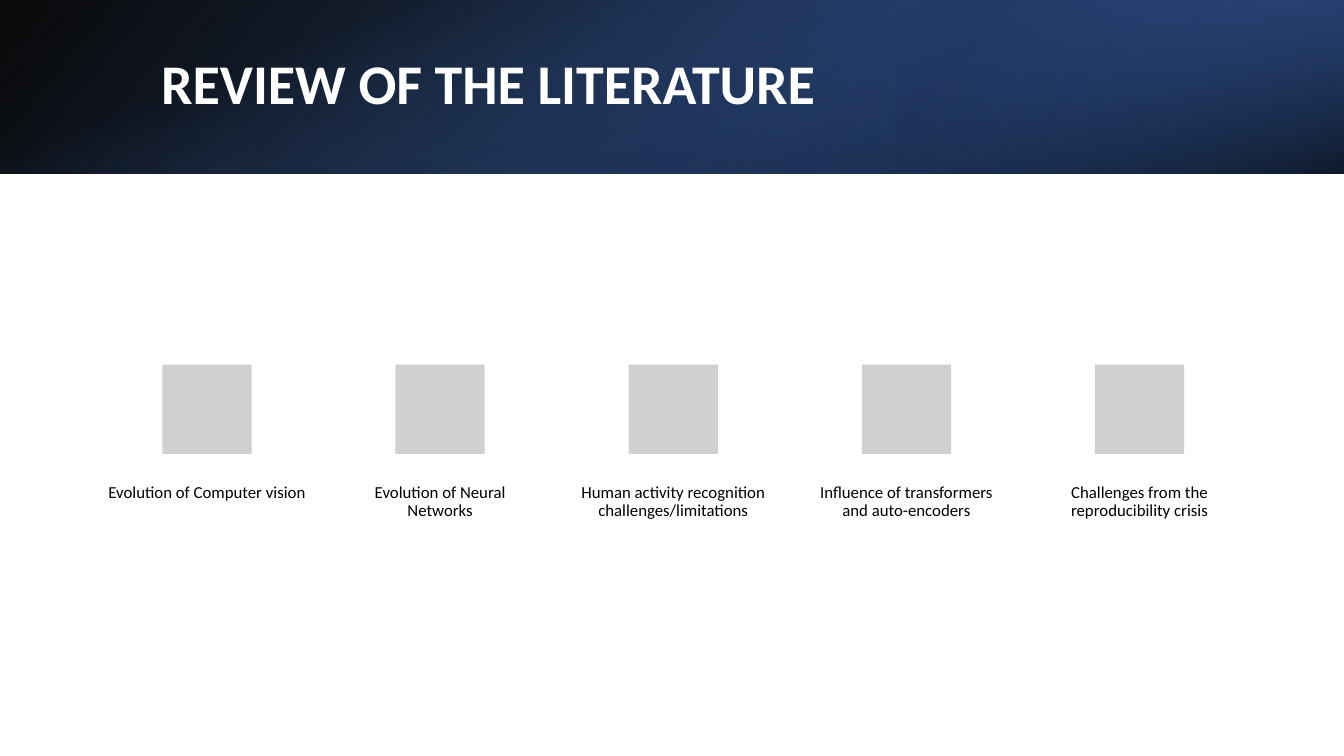
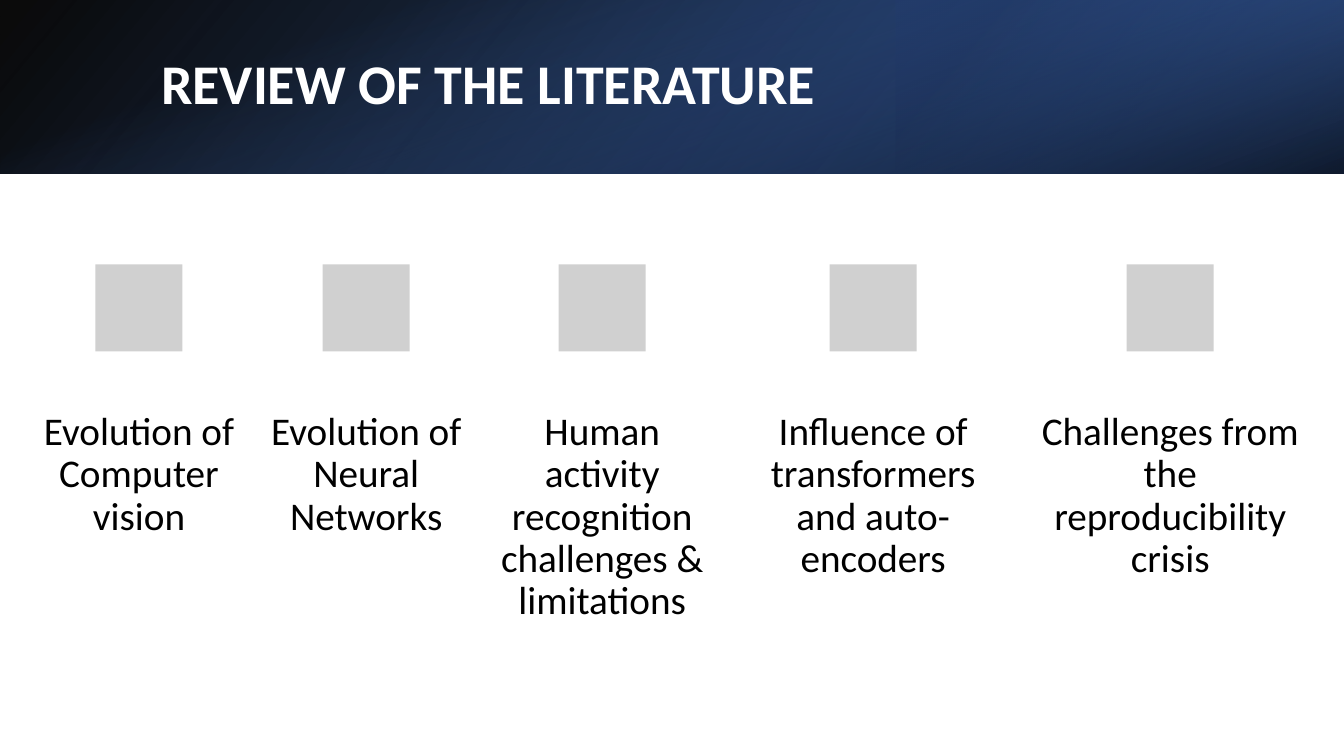
Before and after one commit to dr-natetorious/Dissertation, a slide deck: slide 6 of OralDefenseDeck.pptx. Drawn at 1344x756 pixels with LibreOffice and Linux fonts; fonts in the diff are those of the drawing; grey boxes stand for pictures; background and template pictures are left out. Boxes give left, top, right and bottom in pixels: in the first picture for what was removed or moved away, otherwise in the second. Text is boxed around its words. In the diff, an @@ line names an element or a change of style, - is before the commit and + after.

Commit message:
more updates

```diff
--- a/OralDefenseDeck.pptx
+++ b/OralDefenseDeck.pptx
@@ picture: place and size @@
-picture at (162, 365, 252, 455)
+picture at (96, 264, 182, 351)
@@ picture added at (323, 264, 409, 351) @@
@@ picture: place and size @@
-picture at (629, 365, 719, 455)
+picture at (559, 264, 645, 351)
@@ picture added at (830, 264, 917, 351) @@
@@ picture added at (1127, 264, 1214, 351) @@
@@ picture removed at (395, 365, 485, 455) @@
@@ picture removed at (862, 365, 952, 455) @@
@@ picture removed at (1095, 365, 1185, 455) @@
@@ text "Evolution of Computer vision": place and size @@
-text "Evolution of Computer vision" at (108, 486, 305, 501)
+text "Evolution of Computer vision" at (44, 417, 234, 531)
@@ size 12 to 28 pt; more space between paragraphs in 4 elements at (1042, 417, 1299, 573), (771, 418, 976, 573), (44, 417, 234, 531), (271, 417, 462, 531) @@
@@ text "Evolution of Neural Networks": place and size @@
-text "Evolution of Neural Networks" at (375, 486, 505, 516)
+text "Evolution of Neural Networks" at (271, 417, 462, 531)
@@ text "Influence of transformers and auto-encoders": place and size @@
-text "Influence of transformers and auto-encoders" at (820, 486, 993, 516)
+text "Influence of transformers and auto-encoders" at (771, 418, 976, 573)
@@ text "Challenges from the reproducibility crisis": place and size @@
-text "Challenges from the reproducibility crisis" at (1071, 486, 1208, 519)
+text "Challenges from the reproducibility crisis" at (1042, 417, 1299, 573)
@@ text at (501, 420, 692, 615): text changed; size 12 to 28 pt @@
-Human activity recognition challenges/limitations
+Human activity recognition challenges & limitations
```
Also in this commit, not shown: 2 other slides changed, 1 slide added, 1 slide removed.
